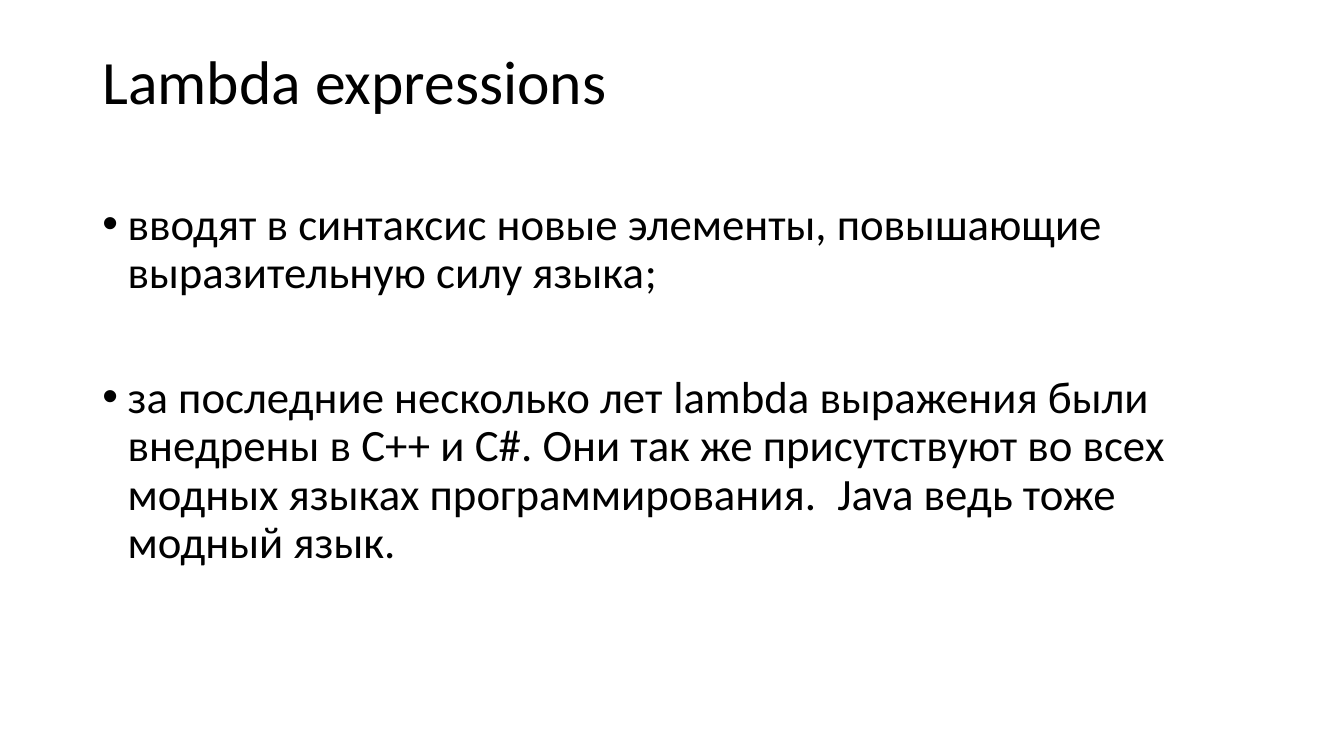
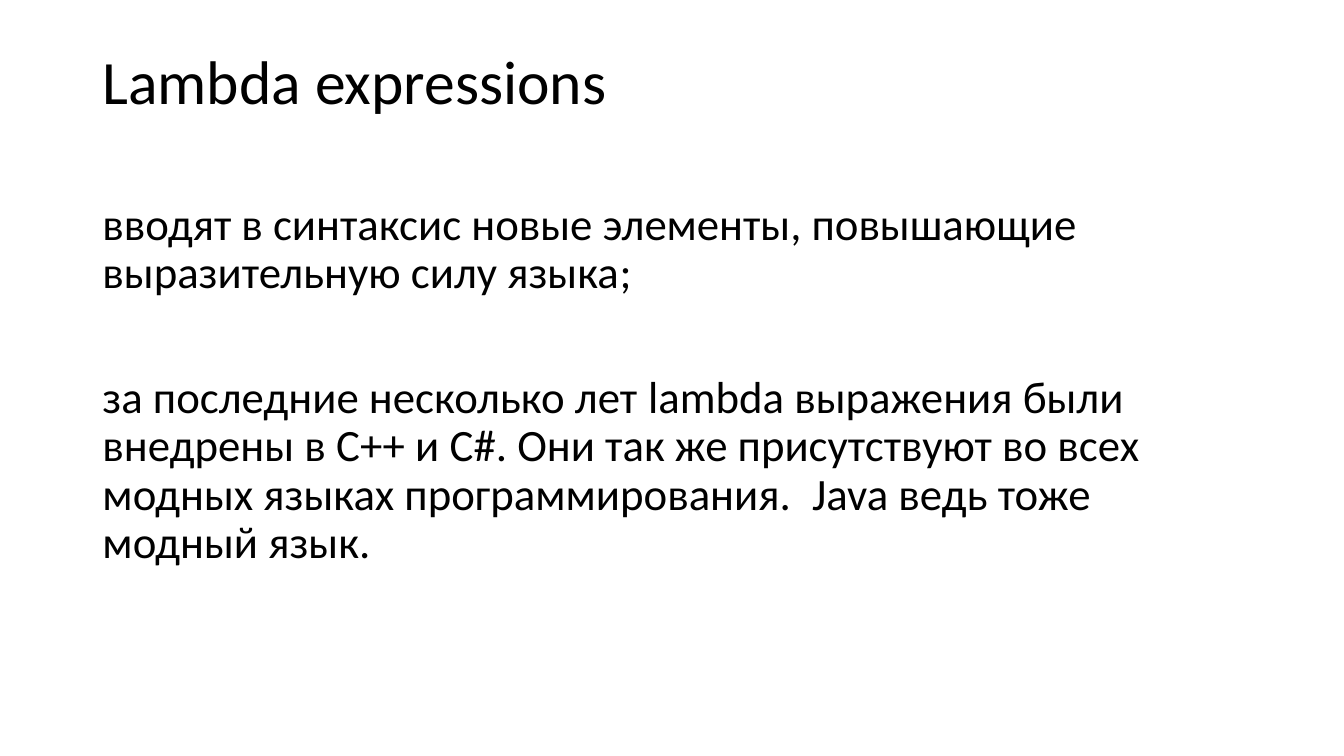
Before and after one commit to infostroytraining/tasks, a slide deck: slide 2 of presentations/java8.pptx. Drawn at 1344x756 pixels with LibreOffice and Linux fonts; fonts in the diff are those of the drawing. Boxes give left, top, right and bottom in pixels: in the first picture for what was removed or moved away, otherwise in the second. Text is boxed around its words. In the diff, an @@ line names an element or a change of style, - is before the commit and + after.

Commit message:
add java8 presentation

```diff
--- a/presentations/java8.pptx
+++ b/presentations/java8.pptx
@@ text "вводят в синтаксис новые элементы, ..." at [102,218,1139,566]: bullet • to none @@
```
Also in this commit, not shown: 6 other slides changed, 9 slides added.
